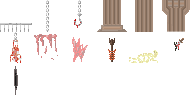
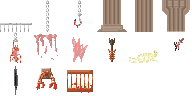
Layers edited between the first and the second w=192, h=96 image:
added layer "Layer 5" above "Layer 6" over (67, 70, 93, 93)
added layer "Layer 6" above "Layer 4" over (68, 82, 92, 91)
added layer "Layer 4" above "Layer 3" over (36, 68, 57, 90)
